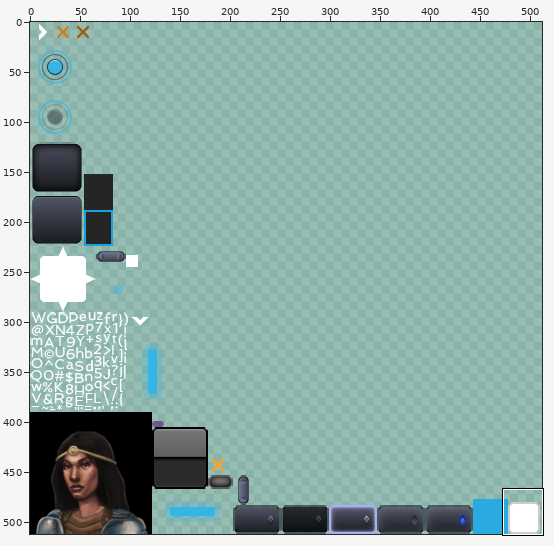
A sprite sheet gets an edit: assets/skins/norii.png. Above, an overview of the earlier version with the close-up marked.
Close-up. As it was:
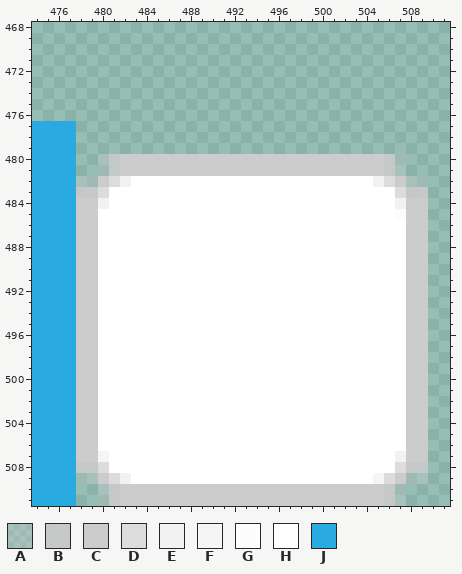
The file is 512x512 pixels. Shown: x 474..511, y 468..511. The commit also changed other parts of the picture, which this record leaves out.
Palette (. is transparent): A #cccccc50  B #ccccccdf  C #cccccc  D #dcdcdc  E #f2f2f2  F #f5f5f5  G #fcfcfc  H #ffffff  J #29abe2
Pixels before, first column x 474:
477 JJJJ................................
478 JJJJ................................
479 JJJJ................................
480 JJJJ..ABCCCCCCCCCCCCCCCCCCCCCCCCBA..
481 JJJJ..ABCCCCCCCCCCCCCCCCCCCCCCCCBA..
482 JJJJAACDEHHHHHHHHHHHHHHHHHHHHHHEDCAA
483 JJJJBBDHHHHHHHHHHHHHHHHHHHHHHHHHHDBB
484 JJJJCCEHHHHHHHHHHHHHHHHHHHHHHHHHHECC
485 JJJJCCHHHHHHHHHHHHHHHHHHHHHHHHHHHGCC
486 JJJJCCHHHHHHHHHHHHHHHHHHHHHHHHHHHHCC
487 JJJJCCHHHHHHHHHHHHHHHHHHHHHHHHHHHHCC
488 JJJJCCHHHHHHHHHHHHHHHHHHHHHHHHHHHHCC
489 JJJJCCHHHHHHHHHHHHHHHHHHHHHHHHHHHHCC
490 JJJJCCHHHHHHHHHHHHHHHHHHHHHHHHHHHHCC
491 JJJJCCHHHHHHHHHHHHHHHHHHHHHHHHHHHHCC
492 JJJJCCHHHHHHHHHHHHHHHHHHHHHHHHHHHHCC
493 JJJJCCHHHHHHHHHHHHHHHHHHHHHHHHHHHHCC
494 JJJJCCHHHHHHHHHHHHHHHHHHHHHHHHHHHHCC
495 JJJJCCHHHHHHHHHHHHHHHHHHHHHHHHHHHHCC
496 JJJJCCHHHHHHHHHHHHHHHHHHHHHHHHHHHHCC
497 JJJJCCHHHHHHHHHHHHHHHHHHHHHHHHHHHHCC
498 JJJJCCHHHHHHHHHHHHHHHHHHHHHHHHHHHHCC
499 JJJJCCHHHHHHHHHHHHHHHHHHHHHHHHHHHHCC
500 JJJJCCHHHHHHHHHHHHHHHHHHHHHHHHHHHHCC
501 JJJJCCHHHHHHHHHHHHHHHHHHHHHHHHHHHHCC
502 JJJJCCHHHHHHHHHHHHHHHHHHHHHHHHHHHHCC
503 JJJJCCHHHHHHHHHHHHHHHHHHHHHHHHHHHHCC
504 JJJJCCHHHHHHHHHHHHHHHHHHHHHHHHHHHHCC
505 JJJJCCHHHHHHHHHHHHHHHHHHHHHHHHHHHHCC
506 JJJJCCHHHHHHHHHHHHHHHHHHHHHHHHHHHHCC
507 JJJJCCFHHHHHHHHHHHHHHHHHHHHHHHHHHECC
508 JJJJBBDHHHHHHHHHHHHHHHHHHHHHHHHHHDBB
509 JJJJAACDEHHHHHHHHHHHHHHHHHHHHHHFDCAA
510 JJJJ..ABCCCCCCCCCCCCCCCCCCCCCCCCBA..
511 JJJJ..ABCCCCCCCCCCCCCCCCCCCCCCCCBA..
New version:
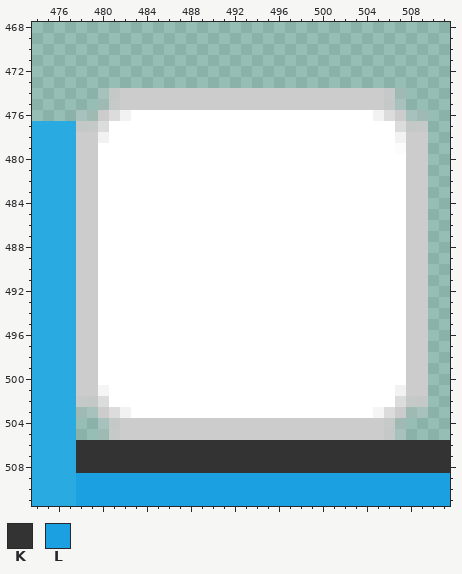
Colours new in this view: K #333333  L #1ba1e2
The exact change:
The edit adds colour A in rows 474 to 475 at x 480 and 507; in row 476 at x 478 to 479 and 508 to 509.
Colour C gives way to colour A in row 503 at x 478 to 479 and 508 to 509.
Colour H gives way to colour A in rows 504 to 505 at x 480 and 507.
The edit adds colour B in rows 474 to 475 at x 481 and 506; in row 477 at x 478 to 479 and 508 to 509.
Colour C gives way to colour B in row 502 at x 478 to 479 and 508 to 509.
Colour H gives way to colour B in rows 504 to 505 at x 481 and 506.
The edit adds colour C in rows 474 to 475 at x 482 to 505; in row 476 at x 480 and 507; in rows 478 to 481 at x 478 to 479 and 508 to 509.
Colour A gives way to colour C in row 482 at x 478 to 479 and 508 to 509.
Colour B gives way to colour C in row 483 at x 478 to 479 and 508 to 509.
Colour H gives way to colour C in row 503 at x 480 and 507; in rows 504 to 505 at x 482 to 505.
The edit adds colour D in row 476 at x 481 and 506; in row 477 at x 480 and 507.
Colour H gives way to colour D in row 502 at x 480 and 507; in row 503 at x 481 and 506.
The edit adds colour E in row 476 at x 482 and 505; in row 478 at x 480 and 507.
Colour H gives way to colour E in row 501 at x 507; in row 503 at x 482.
Colour H gives way to colour F in row 501 at x 480; in row 503 at x 505.
The edit adds colour G in row 479 at x 507.
The edit adds colour H in row 476 at x 483 to 504; in rows 477 to 478 at x 481 to 506; in row 479 at x 480 to 506.
Colour A gives way to colour H in rows 480 to 481 at x 480 and 507.
Colour B gives way to colour H in rows 480 to 481 at x 481 and 506.
Colour C gives way to colour H in rows 480 to 481 at x 482 to 505; in row 482 at x 480 and 507.
Colour D gives way to colour H in row 482 at x 481 and 506; in row 483 at x 480 and 507.
Colour E gives way to colour H in row 482 at x 482 and 505; in row 484 at x 480 and 507.
Colour G gives way to colour H in row 485 at x 507.
The edit adds colour K in rows 506 to 508 at x 510 to 511.
Colour B gives way to colour K in row 508 at x 478 to 479 and 508 to 509.
Colour C gives way to colour K in rows 506 to 507 at x 478 to 479 and 508 to 509.
Colour D gives way to colour K in row 508 at x 480 and 507.
Colour E gives way to colour K in row 507 at x 507.
Colour F gives way to colour K in row 507 at x 480.
Colour H gives way to colour K in row 506 at x 480 to 507; in rows 507 to 508 at x 481 to 506.
The edit adds colour L in row 509 at x 510 to 511; in rows 510 to 511 at x 478 to 479 and 508 to 511.
Colour A gives way to colour L in row 509 at x 478 to 479 and 508 to 509; in rows 510 to 511 at x 480 and 507.
Colour B gives way to colour L in rows 510 to 511 at x 481 and 506.
Colour C gives way to colour L in row 509 at x 480 and 507; in rows 510 to 511 at x 482 to 505.
Colour D gives way to colour L in row 509 at x 481 and 506.
Colour E gives way to colour L in row 509 at x 482.
Colour F gives way to colour L in row 509 at x 505.
Colour H gives way to colour L in row 509 at x 483 to 504.
The edit erases colour C in rows 504 to 505 at x 478 to 479 and 508 to 509.
Boxes around the changes in both close-ups, in picture pixels (x1, y1, x2, y2):
changed: (76, 88, 428, 220)
changed: (76, 385, 450, 506)
